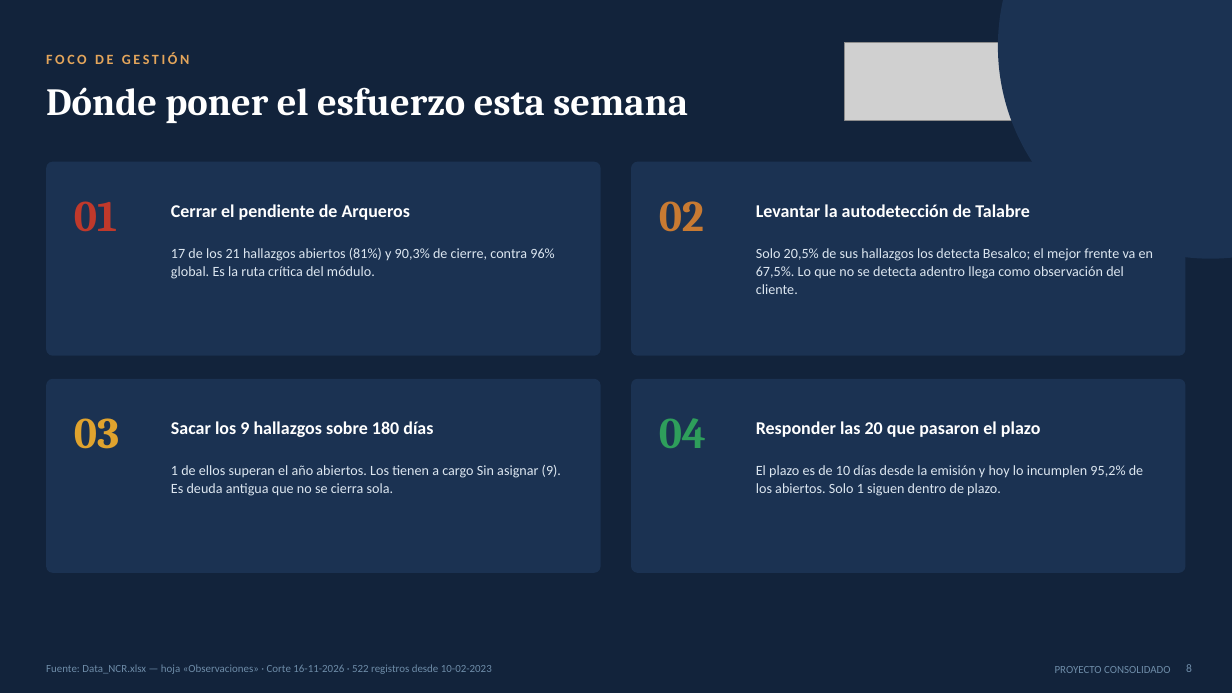
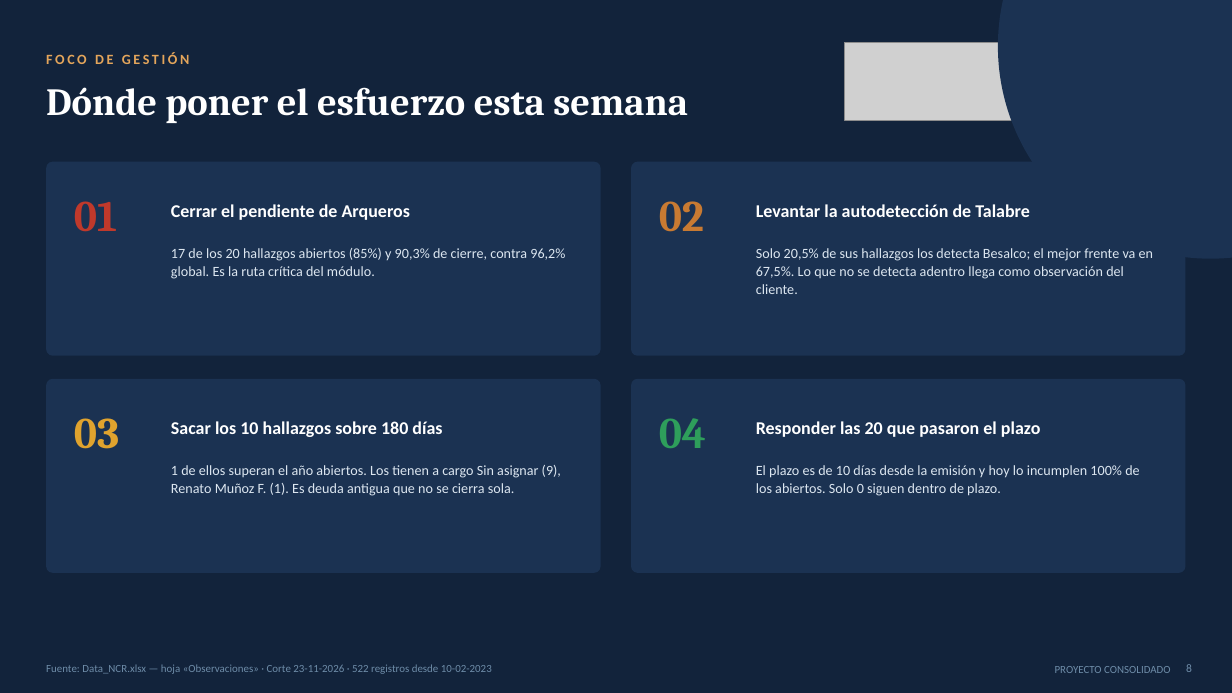
Before and after one commit to tdkvalex/Dashboard-HSEQ, a slide deck: slide 8 of modulo_nc/Panel_No_Conformidades.pptx. Drawn at 1232x693 pixels with LibreOffice and Linux fonts; fonts in the diff are those of the drawing; grey boxes stand for pictures. Boxes give left, top, right and bottom in pixels: in the first picture for what was removed or moved away, otherwise in the second. Text is boxed around its words. In the diff, an @@ line names an element or a change of style, - is before the commit and + after.

```diff
--- a/modulo_nc/Panel_No_Conformidades.pptx
+++ b/modulo_nc/Panel_No_Conformidades.pptx
@@ text at <box>171,248,565,279</box>: text changed @@
-17 de los 21 hallazgos abiertos (81%) y 90,3% de cierre, contra 96% global. Es la ruta crítica del módulo.
+17 de los 20 hallazgos abiertos (85%) y 90,3% de cierre, contra 96,2% global. Es la ruta crítica del módulo.
@@ text at <box>171,421,442,437</box>: text changed @@
-Sacar los 9 hallazgos sobre 180 días
+Sacar los 10 hallazgos sobre 180 días
@@ text at <box>171,465,561,496</box>: text changed @@
-1 de ellos superan el año abiertos. Los tienen a cargo Sin asignar (9). Es deuda antigua que no se cierra sola.
+1 de ellos superan el año abiertos. Los tienen a cargo Sin asignar (9), Renato Muñoz F. (1). Es deuda antigua que no se cierra sola.
@@ text at <box>756,465,1139,496</box>: text changed @@
-El plazo es de 10 días desde la emisión y hoy lo incumplen 95,2% de los abiertos. Solo 1 siguen dentro de plazo.
+El plazo es de 10 días desde la emisión y hoy lo incumplen 100% de los abiertos. Solo 0 siguen dentro de plazo.
@@ text at <box>46,664,492,674</box>: text changed @@
-Fuente: Data_NCR.xlsx — hoja «Observaciones» · Corte 16-11-2026 · 522 registros desde 10-02-2023
+Fuente: Data_NCR.xlsx — hoja «Observaciones» · Corte 23-11-2026 · 522 registros desde 10-02-2023
```
Also in this commit, not shown: 16 other slides changed, 3 other files.
